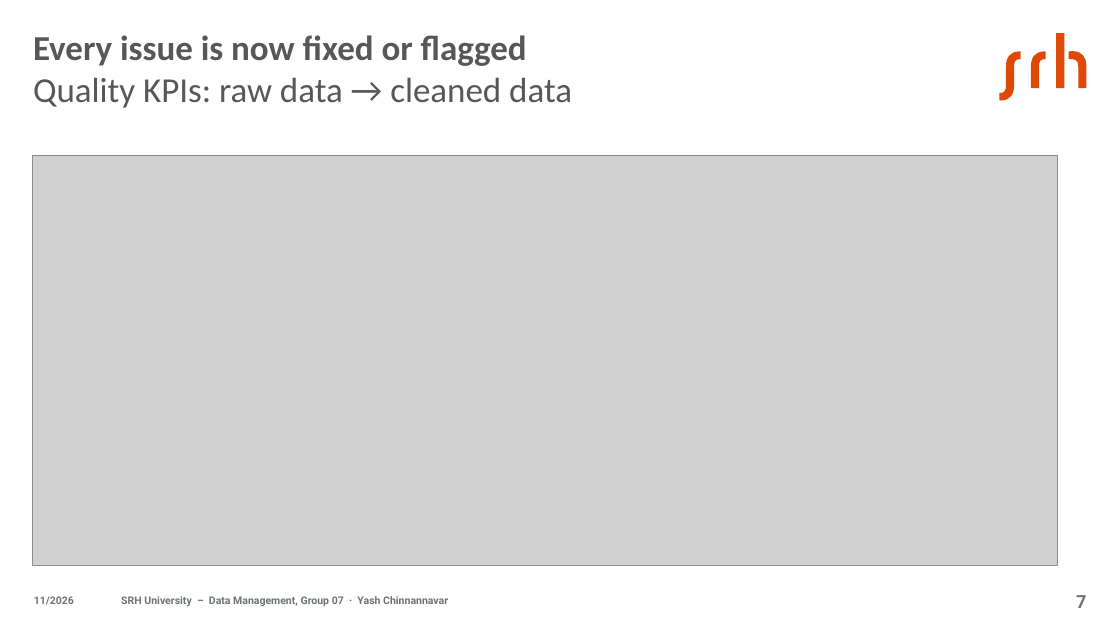
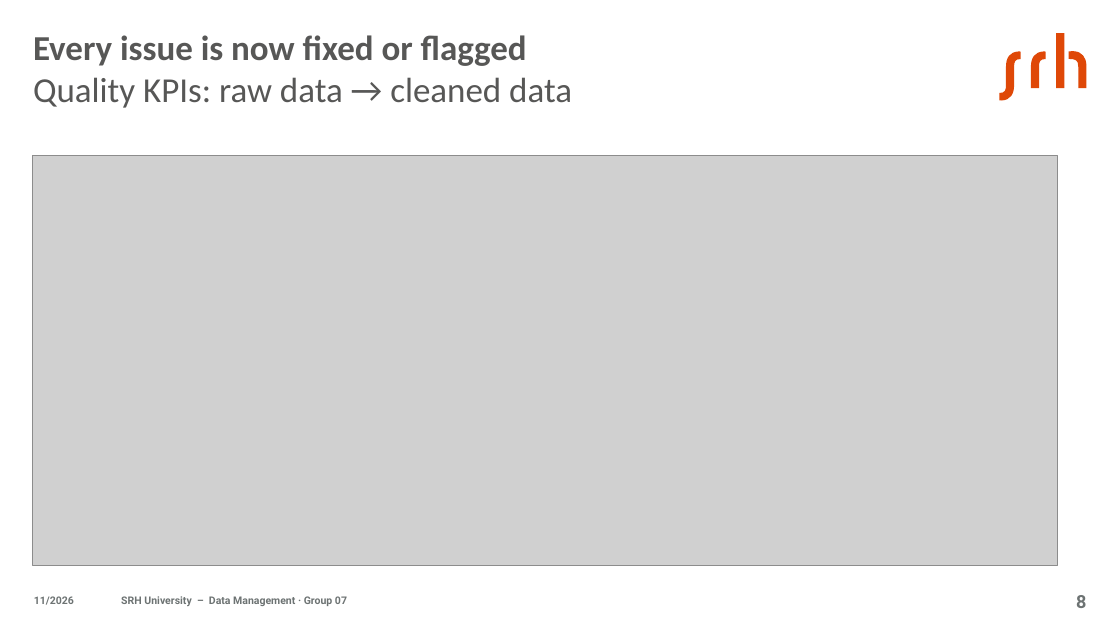
Before and after one commit to jasmeetkaurpelia/dm-project-group-07, a slide deck: slide 8 of slides/DM_Group07_Presentation.pptx (slide 7 before the commit). Drawn at 1120x630 pixels with LibreOffice and Linux fonts; fonts in the diff are those of the drawing; grey boxes stand for pictures. Boxes give left, top, right and bottom in pixels: in the first picture for what was removed or moved away, otherwise in the second. Text is boxed around its words. In the diff, an @@ line names an element or a change of style, - is before the commit and + after.

```diff
--- a/slides/DM_Group07_Presentation.pptx
+++ b/slides/DM_Group07_Presentation.pptx
@@ text at (121,596,347,606): text changed @@
-SRH University – Data Management, Group 07 · Yash Chinnannavar
+SRH University – Data Management · Group 07
@@ page number at (1076,595,1086,608): text changed @@
-7
+8
```
Also in this commit, not shown: 12 other slides changed, 3 slides added, 1 slide removed.
